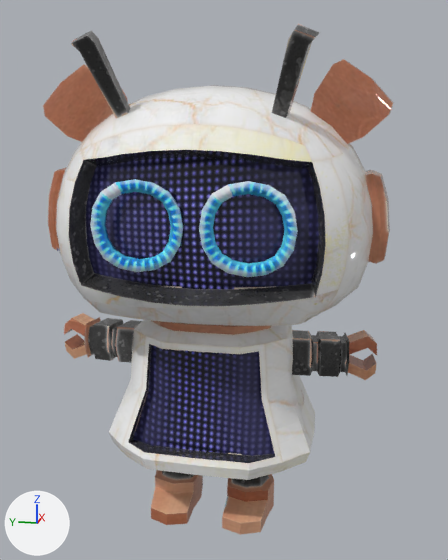
Before and after pictures for a commit that changed the FBX model Assets/_MAIN/Assets/Minibot/MiniBot_Offline.fbx.
Camera for both pictures: a 50 mm lens placed at (-3.82, -0.83, 2.44), pointed at (0.08, -0.05, 1.47). Lighting does not change. The marker at lower left points along +X, +Y and +Z. Where no turn or scale is listed for an object, it has been applied to the vertices.
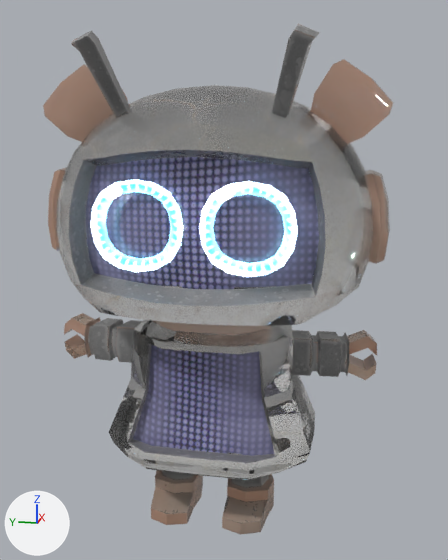
The newer file is also turned or shifted as a whole; pictures and numbers use the older file's frame.

What differs and where, as boxes [x1, y1, x2, y2] in the pictures (448 x 560 px):
'Cube', surface changed, recoloured
    both: [43, 24, 394, 535]
part 1 of me_cube_001, recoloured
    both: [43, 24, 394, 535]
part 2 of me_cube_001, recoloured (blue to white)
    both: [90, 179, 298, 277]

The change, as a list of edits to the scene's bpy script:
```text
Change img_minibottexture_png:
    img_minibottexture_png: load_image('MiniBotTexture.png', 'MiniBotTexture.png', 1024, 1024, 'sRGB') -> load_image('MiniBotTexture.png', 'MiniBotTexture.png', 1024, 1024, 'Non-Color')
Add mat_material_015:
    mat_material_015 = bpy.data.materials.new('Material.015')
    # uses the picture img_minibottexture_png
Add mat_material_016:
    mat_material_016 = bpy.data.materials.new('Material.016')
    # uses the picture img_minibottexture_png
Change me_cube_001:
    where me_cube_001.from_pydata(...)  # 1148 vertices, 1142 faces; spans x -0.73..0.84, y -1.08..1.08, z -0.09..2.94
    used by ob_cube; location = (0.0, 0.0, 0.0)
    me_cube_001 part 1: 1014 of the faces centred in x -0.69..0.83, y -1.06..1.06, z -0.09..2.9 switch from mat_material_001 (picture img_minibottexture_png) to mat_material_015
    me_cube_001 part 2: 128 of the faces centred in x -0.6..-0.57, y -0.56..0.56, z 1.67..2.16 switch from mat_material_001 (picture img_minibottexture_png) to mat_material_016
```
